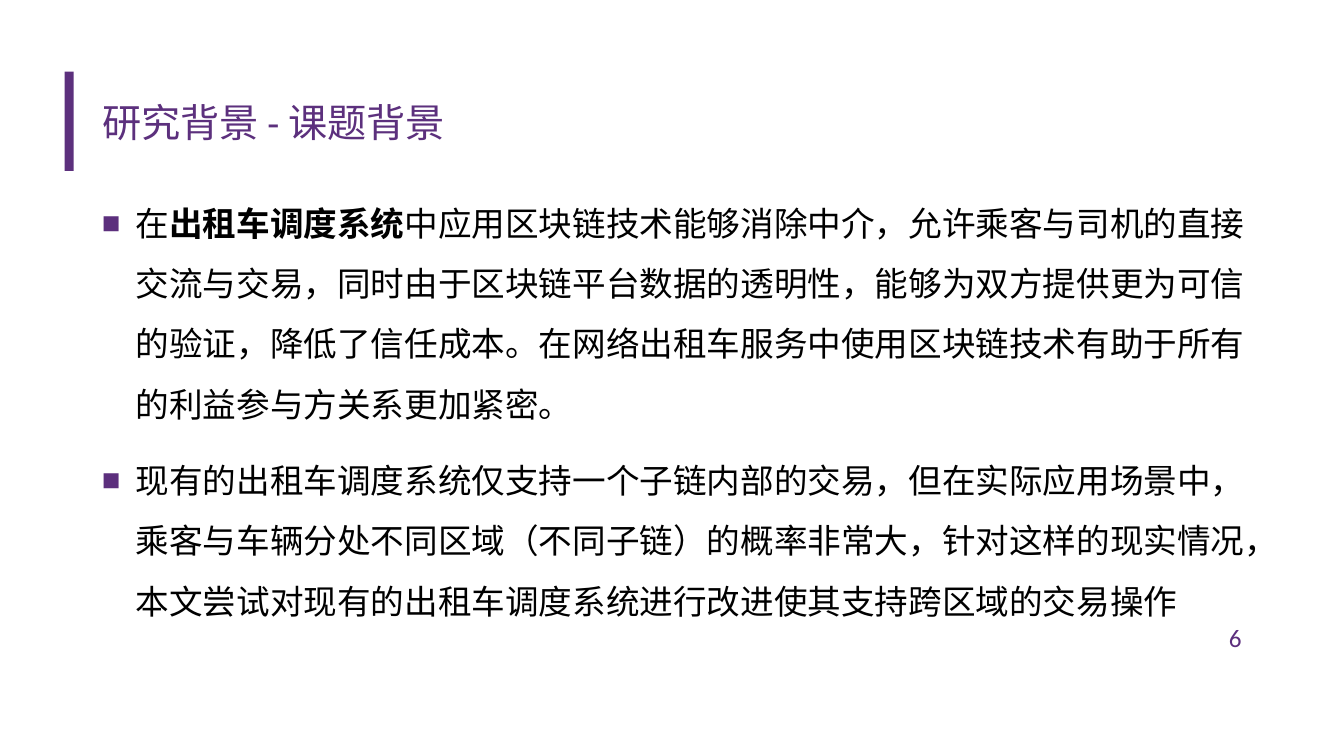
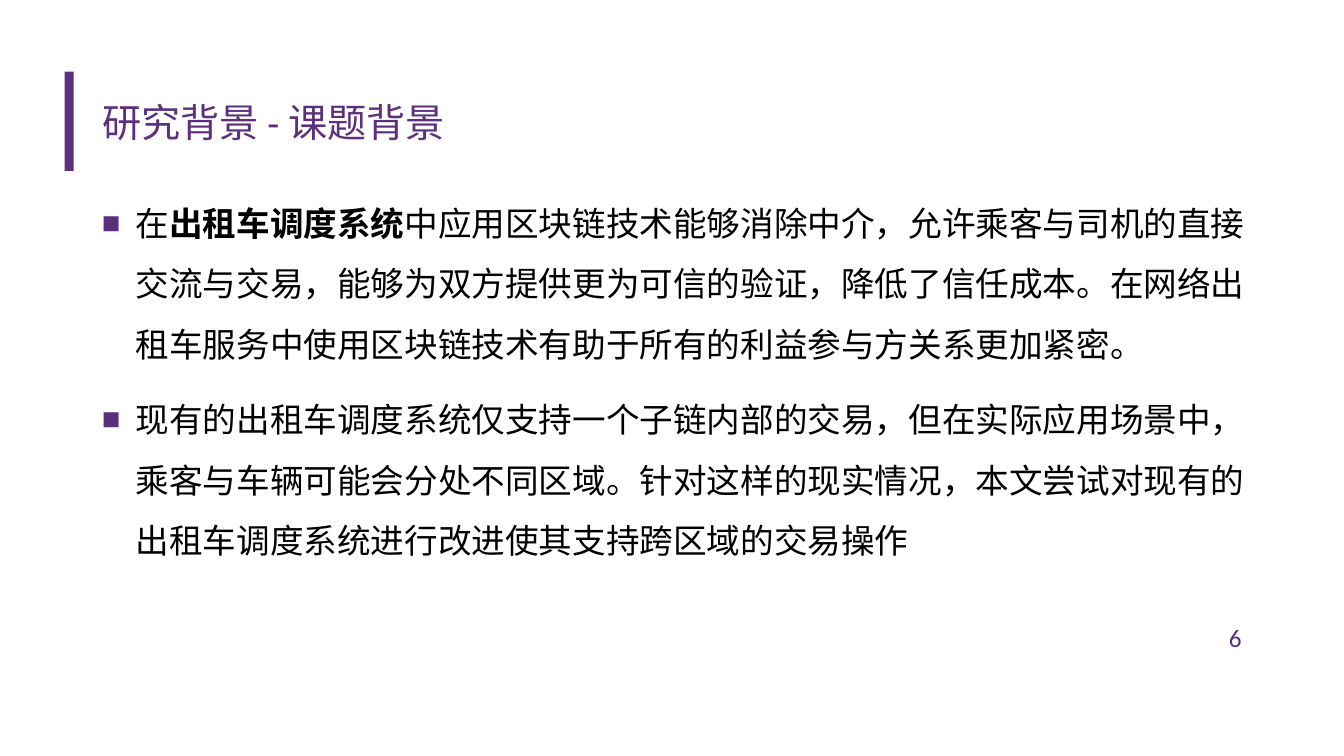
Before and after one commit to diyz19/GraduationDesign, a slide deck: slide 6 of FinalThesis/答辩ppt.pptx. Drawn at 1344x756 pixels with LibreOffice and Linux fonts; fonts in the diff are those of the drawing; background and template pictures are left out. Boxes give left, top, right and bottom in pixels: in the first picture for what was removed or moved away, otherwise in the second. Text is boxed around its words. In the diff, an @@ line names an element or a change of style, - is before the commit and + after.

```diff
--- a/FinalThesis/答辩ppt.pptx
+++ b/FinalThesis/答辩ppt.pptx
@@ text at (x1=136, y1=207, x2=1245, y2=556): text changed @@
-■ 在出租车调度系统中应用区块链技术能够消除中介，允许乘客与司机的直接交流与交易，同时由于区块链平台数据的透明性，能够为双方提供更为可信的验证，降低了信任成本。在网络出租车服务中使用区块链技术有助于所有的利益参与方关系更加紧密。
-■ 现有的出租车调度系统仅支持一个子链内部的交易，但在实际应用场景中，乘客与车辆分处不同区域（不同子链）的概率非常大，针对这样的现实情况，本文尝试对现有的出租车调度系统进行改进使其支持跨区域的交易操作
+■ 在出租车调度系统中应用区块链技术能够消除中介，允许乘客与司机的直接交流与交易，能够为双方提供更为可信的验证，降低了信任成本。在网络出租车服务中使用区块链技术有助于所有的利益参与方关系更加紧密。
+■ 现有的出租车调度系统仅支持一个子链内部的交易，但在实际应用场景中，乘客与车辆可能会分处不同区域。针对这样的现实情况，本文尝试对现有的出租车调度系统进行改进使其支持跨区域的交易操作
```
Also in this commit, not shown: 17 other slides changed, 2 slides added, 1 slide removed, 4 other files.
